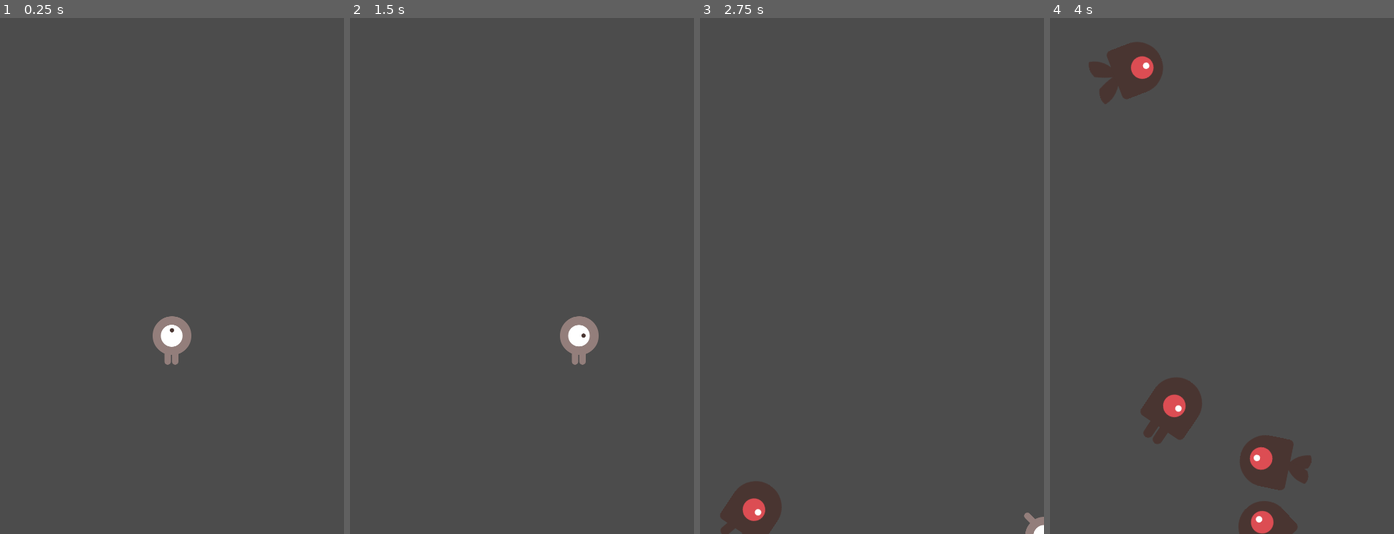
Above: before the commit, frames 1-4 (left to right).
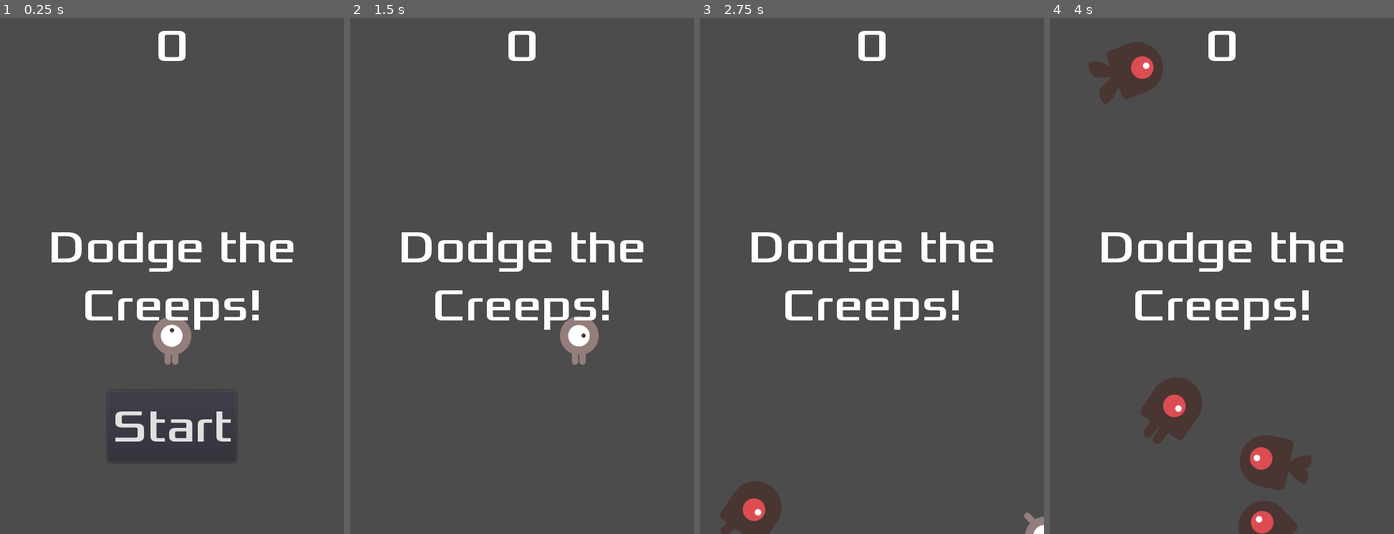
Above: after the commit, the same moments.

Repository: jacygao/dodger
Game: Godot game, scene res://Main.tscn
The game is run twice, just before and just after one commit, with the same random seed, the same clock (stepped at 60 frames per second) and the same inputs.
Inputs (mouse positions are in pixels of both pictures, inside the frame that each line leads up to):
- Up to frame 1 (0.25 s): no input
- Up to frame 2 (1.5 s): click (522, 425) at 0.5 s, where only the run after the commit has a clickable "Start"; tap Enter at 1.25 s; hold Right (ui_right) from 1.28 s (still down)
- Up to frame 3 (2.75 s): release Right (ui_right) at 2.03 s; hold Down (ui_down) from 2.03 s (still down)
- Up to frame 4 (4 s): release Down (ui_down) at 2.78 s; hold Right (ui_right) 2.78-3.53 s; hold Up (ui_up) from 3.53 s (still down)

The runs differ from the first frame. In frame 1, 4.1% of the frame differs, in the area x 15-86%, y 2-86%; in frame 2, 3.2%; in frame 3, 3.2%; in frame 4, 3.2%.

Commit message:
added HUB to main scene

Diff:
--- /dev/null
+++ b/HUD.gd
@@ -0,0 +1,40 @@
+extends CanvasLayer
+
+signal start_game
+
+# Called when the node enters the scene tree for the first time.
+func _ready():
+	pass # Replace with function body.
+
+
+# Called every frame. 'delta' is the elapsed time since the previous frame.
+#func _process(delta):
+#	pass
+
+func show_message(text):
+	$Message.text = text
+	$Message.show()
+	$MessageTimer.start()
+
+func show_game_over():
+	show_message("Game Over")
+	# Wait until the MessageTimer has counted down.
+	yield($MessageTimer, "timeout")
+
+	$Message.text = "Dodge the Creeps!"
+	$Message.show()
+	# Make a one-shot timer and wait for it to finish.
+	yield(get_tree().create_timer(1), "timeout")
+	$StartButton.show()
+
+func update_score(score):
+	$ScoreLabel.text = str(score)
+
+
+func _on_MessageTimer_timeout():
+	$Message.hide()
+
+
+func _on_StartButton_pressed():
+	$StartButton.hide()
+	emit_signal("start_game")
--- /dev/null
+++ b/HUD.tscn
@@ -0,0 +1,56 @@
+[gd_scene load_steps=4 format=2]
+
+[ext_resource path="res://HUD.gd" type="Script" id=1]
+[ext_resource path="res://dodge_assets/fonts/Xolonium-Regular.ttf" type="DynamicFontData" id=2]
+
+[sub_resource type="DynamicFont" id=1]
+size = 64
+font_data = ExtResource( 2 )
+
+[node name="HUD" type="CanvasLayer"]
+script = ExtResource( 1 )
+
+[node name="ScoreLabel" type="Label" parent="."]
+anchor_right = 1.0
+margin_bottom = 78.0
+custom_fonts/font = SubResource( 1 )
+text = "0"
+align = 1
+__meta__ = {
+"_edit_use_anchors_": false
+}
+
+[node name="Message" type="Label" parent="."]
+anchor_top = 0.5
+anchor_right = 1.0
+anchor_bottom = 0.5
+margin_top = -79.5
+margin_bottom = 79.5
+custom_fonts/font = SubResource( 1 )
+text = "Dodge the Creeps!"
+align = 1
+autowrap = true
+__meta__ = {
+"_edit_use_anchors_": false
+}
+
+[node name="StartButton" type="Button" parent="."]
+anchor_left = 0.5
+anchor_top = 1.0
+anchor_right = 0.5
+anchor_bottom = 1.0
+margin_left = -90.0
+margin_top = -200.0
+margin_right = 90.0
+margin_bottom = -100.0
+custom_fonts/font = SubResource( 1 )
+text = "Start"
+__meta__ = {
+"_edit_use_anchors_": false
+}
+
+[node name="MessageTimer" type="Timer" parent="."]
+wait_time = 2.0
+one_shot = true
+[connection signal="pressed" from="StartButton" to="." method="_on_StartButton_pressed"]
+[connection signal="timeout" from="MessageTimer" to="." method="_on_MessageTimer_timeout"]
--- a/Main.tscn
+++ b/Main.tscn
@@ -1,8 +1,9 @@
-[gd_scene load_steps=5 format=2]
+[gd_scene load_steps=6 format=2]
 
 [ext_resource path="res://Main.gd" type="Script" id=1]
 [ext_resource path="res://Mob.tscn" type="PackedScene" id=2]
 [ext_resource path="res://Player.tscn" type="PackedScene" id=3]
+[ext_resource path="res://HUD.tscn" type="PackedScene" id=4]
 
 [sub_resource type="Curve2D" id=1]
 _data = {
@@ -31,6 +32,8 @@
 curve = SubResource( 1 )
 
 [node name="MobSpawnLocation" type="PathFollow2D" parent="MobPath"]
+
+[node name="HUD" parent="." instance=ExtResource( 4 )]
 [connection signal="timeout" from="MobTimer" to="." method="_on_MobTimer_timeout"]
 [connection signal="timeout" from="ScoreTimer" to="." method="_on_ScoreTimer_timeout"]
 [connection signal="timeout" from="StartTimer" to="." method="_on_StartTimer_timeout"]
